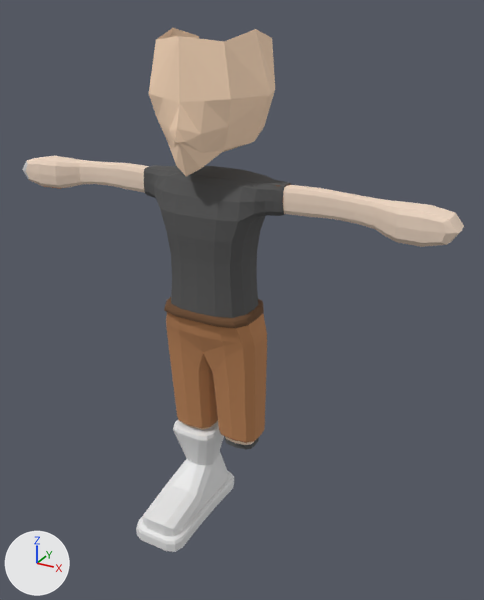
Renders of the Blender file Assets/BlenderFiles/NouvelessaiZackTT/NouvelessaiZackTT.blend from each side of a commit.
Before and after are seen from a 50 mm camera at (1.35, -2.23, 2.22) aimed at (0.12, 0.01, 1.1). Arrows for +X, +Y and +Z are at lower left; the lights stay in place. The picture after the commit comes second. The same objects are shown in both versions, whatever each file hides.

The older version as bpy lines, for what is in view:
```python
mat_material_001 = principled_material('Material.001')
mat_material_001.texture = img_bodymat
mat_material_001.roughness = 1.0
me_cube_010 = bpy.data.meshes.new('Cube.010')
me_cube_010.from_pydata(...)  # 988 vertices, 976 faces; spans x -0.97..0.97, y -0.18..0.14, z -0.18..1.04
me_cube_010.materials.append(mat_material_001)  # picture img_bodymat
me_cube_012 = bpy.data.meshes.new('Cube.012')
me_cube_012.from_pydata(...)  # 39 vertices, 38 faces; spans x -0.84..0.84, y -0.97..0.84, z -0.99..0.77
me_cube_012.materials.append(mat_facemat)  # picture img_facemat_base_color
me_cube_015 = bpy.data.meshes.new('Cube.015')
me_cube_015.from_pydata(...)  # 180 vertices, 174 faces; spans x -2.27..-0.69, y -2.4..1.14, z -1.1..1.66
# before: 35 (-0.94, 0.35, 0.38) at pixel (218, 455), 58 (-0.93, 0.02, 0.28) at pixel (213, 464)
# before: 43 (-1.79, 0.35, 0.38), 62 (-1.81, 0.02, 0.27)
ob_facecube_001 = bpy.data.objects.new('FaceCube.001', me_cube_012)
ob_facecube_001.location = (0.0, 0.0, 1.923)
ob_facecube_001.scale = (0.281, 0.281, 0.281)
ob_rightfoot = bpy.data.objects.new('RightFoot', me_cube_015)
ob_rightfoot.location = (0.109, 0.0, 0.161)
ob_rightfoot.scale = (0.16, 0.16, 0.16)
ob_torsocube_001 = bpy.data.objects.new('TorsoCube.001', me_cube_010)
ob_torsocube_001.location = (0.0, 0.0, 0.576)
```
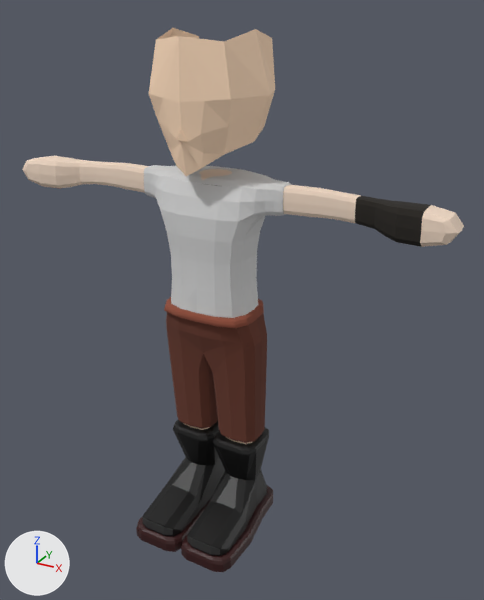
Where the change shows, as pixel boxes [x1, y1, x2, y2] in the pictures (484 x 600 px; the box of a moved part takes in the faces that stretch with it):
'TorsoCube.001', surface changed, reshaped: before [22, 156, 464, 450]; after [22, 156, 464, 444]
'RightFoot', reshaped (39% wider, 15% taller): before [136, 420, 234, 552]; after [136, 420, 273, 572]
part 1 of me_cube_010, cut back: [168, 166, 251, 201] in both
part 2 of me_cube_010, surface changed: [27, 160, 428, 444] in both
part 3 of me_cube_015, added: after [181, 427, 273, 572]
part 4 of me_cube_015, moved or reshaped: before [196, 433, 228, 510]; after [196, 438, 225, 510]
part 5 of me_cube_015, moved or reshaped (mostly hidden before): before [172, 459, 187, 477]; after [168, 457, 187, 482]
part 6 of me_cube_015, built on: [142, 516, 174, 535] in both
part 7 of me_cube_015, recoloured (white to black): before [136, 420, 234, 552]; after [136, 420, 225, 552]

The change, as a diff of the scene's bpy script:
```diff
--- a/Assets/BlenderFiles/NouvelessaiZackTT/NouvelessaiZackTT.blend.py
+++ b/Assets/BlenderFiles/NouvelessaiZackTT/NouvelessaiZackTT.blend.py
@@ img_shoesmat @@
+img_shoesmat = load_image('ShoesMat', 'ShoesMat.png', 2048, 2048, 'sRGB')
@@ img_secondbodytexture @@
+img_secondbodytexture = load_image('SecondBodyTexture', 'SecondBodyTexture.png', 2048, 2048, 'sRGB')
@@ mat_material_001 @@
 mat_material_001 = principled_material('Material.001')
-mat_material_001.texture = img_bodymat
+mat_material_001.texture = img_secondbodytexture
 mat_material_001.roughness = 1.0
@@ mat_material @@
+mat_material = principled_material('Material')
+mat_material.texture = img_shoesmat
@@ me_cube_010 @@
 # used by ob_torsocube_001; location = (0.0, 0.0, 0.576)
-me_cube_010.from_pydata(...)  # 988 vertices, 976 faces; spans x -0.97..0.97, y -0.18..0.14, z -0.18..1.04
+me_cube_010.from_pydata(...)  # 1010 vertices, 1000 faces; spans x -0.97..0.97, y -0.18..0.14, z -0.18..1.04
+# me_cube_010 part 1
+# 13 vertices are removed from x -0.08..0.08, y -0.07..0.06, z 1.04
+# 34 faces are deleted
+# 9 vertices move from x -0.08..0.08, y -0.08..0.07, z 1.04 to x -0.07..0.07, y -0.08..0.06, z 1.04
+# 35 vertices are added at x -0.08..0.08, y -0.1..0.07, z 1.02..1.04
+# 58 new faces join them
+# me_cube_010 part 2: 451 kept faces spanning x -0.97..0.97, y -0.18..0.13, z -0.18..1.04 get new texture (UV) coordinates
 me_cube_010.materials.append(mat_material_001)
@@ me_cube_015 @@
 # used by ob_rightfoot; location = (0.109, 0.0, 0.161); scale = (0.16, 0.16, 0.16)
 # verts and faces of me_cube_015; kept vertices keep their numbers, new ones are numbered from 180
-me_cube_015.from_pydata(...)  # 180 vertices, 174 faces; spans x -2.27..-0.69, y -2.4..1.14, z -1.1..1.66
+me_cube_015.from_pydata(...)  # 392 vertices, 380 faces; spans x -2.27..0.9, y -2.4..1.14, z -1.1..1.66
+# me_cube_015 part 3: a new loose piece of 196 vertices spanning x -0.68..0.9, y -2.4..1.14, z -1.1..1.66, in mat_material (picture img_shoesmat)
+# me_cube_015 part 4
+verts[35] = (-0.9, 0.32, 0.37)  # moved, pixel (219, 456)
+verts[58] = (-0.89, 0.05, 0.29)  # moved, pixel (214, 463)
+# me_cube_015 part 5
+verts[43] = (-1.86, 0.36, 0.39)  # moved
+verts[62] = (-1.87, 0.01, 0.26)  # moved, pixel (186, 455)
+# me_cube_015 part 6
+# 3 faces are deleted
+# 16 vertices are added at x -1.96..-0.94, y -2.29..-2.17, z -0.64..-0.39
+# 19 new faces join them
+# me_cube_015 part 7: 171 faces spanning x -2.27..-0.69, y -2.4..1.14, z -1.1..1.66 switch from no material to mat_material (picture img_shoesmat)
```
